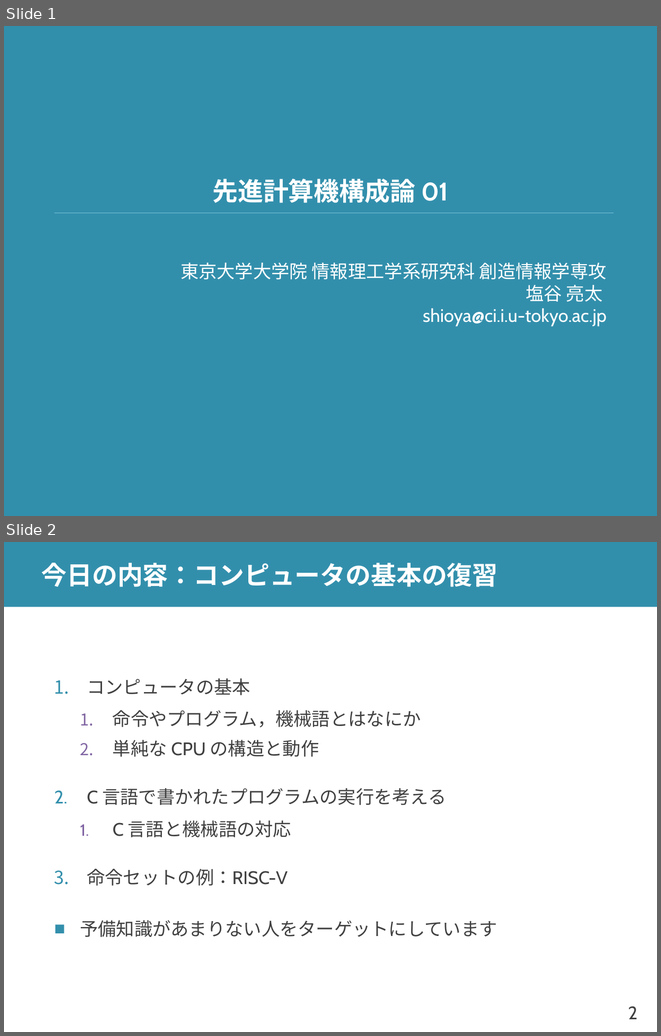
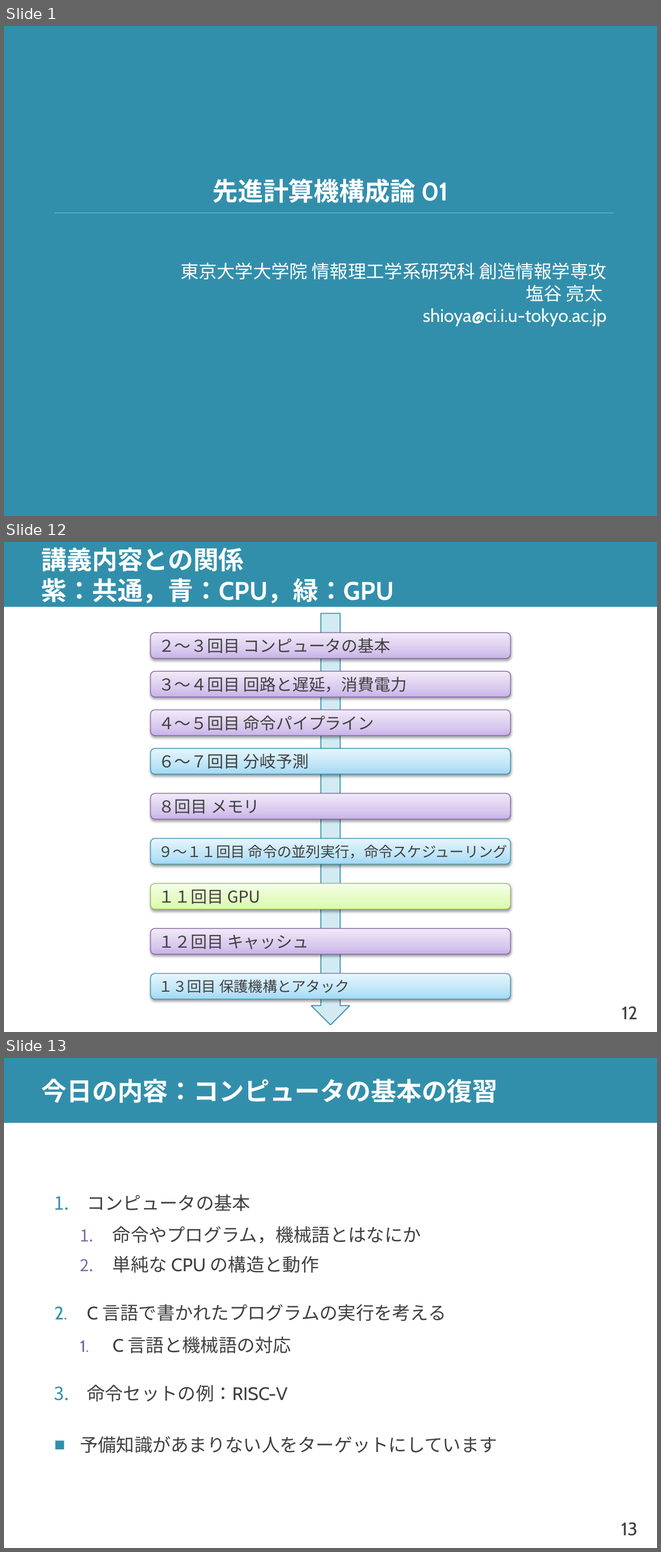
Before and after one commit to shioyadan/advanced-computer-organization, a slide deck: aco-shioya-01.pptx. Shown one above the other, each under a label of ours: slides 1 and 2 before the commit, slides 1, 12 and 13 after it; the slides between them are not shown. The pictures are 661x1036 and 661x1552 pixels, drawn with LibreOffice and Linux fonts; fonts in the diff are those of the drawing. Boxes give left, top, right and bottom in pixels: in the first picture for what was removed or moved away, otherwise in the second. Text is boxed around its words. In the diff, an @@ line names an element or a change of style, - is before the commit and + after.

```diff
--- a/aco-shioya-01.pptx
+++ b/aco-shioya-01.pptx
@@ slide 12 added at box(4, 542, 657, 1032), background #FFFFFF; not listed: 2 template elements that a slide beside it also shows @@
@@ title added at box(42, 547, 394, 603), 28 pt, text #FFFFFF, bold @@
+講義内容との関係
+紫：共通，青：CPU，緑：GPU
@@ right arrow added at box(311, 614, 350, 1025), fill #D2EBF2, outline #328FAC 1 pt @@
@@ rounded rectangle added at box(150, 633, 510, 658), fill gradient #C9B5E8 to #D8CBEE to #F0EAF9, outline #7D60A0 0.75 pt, 18 pt, text #404040 @@
+２～３回目 コンピュータの基本
@@ rounded rectangle added at box(150, 671, 510, 697), fill gradient #C9B5E8 to #D8CBEE to #F0EAF9, outline #7D60A0 0.75 pt, 18 pt, text #404040 @@
+３～４回目 回路と遅延，消費電力
@@ rounded rectangle added at box(150, 710, 510, 735), fill gradient #C9B5E8 to #D8CBEE to #F0EAF9, outline #7D60A0 0.75 pt, 18 pt, text #404040 @@
+４～５回目 命令パイプライン
@@ rounded rectangle added at box(150, 748, 510, 774), fill gradient #A2D9F7 to #BFE4F8 to #E6F5FD, outline #2E8DAB 0.75 pt, 18 pt, text #404040 @@
+６～７回目 分岐予測
@@ rounded rectangle added at box(150, 793, 510, 819), fill gradient #C9B5E8 to #D8CBEE to #F0EAF9, outline #7D60A0 0.75 pt, 18 pt, text #404040 @@
+８回目 メモリ
@@ rounded rectangle added at box(150, 838, 510, 864), fill gradient #A2D9F7 to #BFE4F8 to #E6F5FD, outline #2E8DAB 0.75 pt, 16 pt, text #404040 @@
+９～１１回目 命令の並列実行，命令スケジューリング
@@ rounded rectangle added at box(150, 883, 510, 909), fill gradient #DAFDA7 to #E4FCC2 to #F5FFE7, outline #98B955 0.75 pt, 18 pt, text #404040 @@
+１１回目 GPU
@@ rounded rectangle added at box(150, 928, 510, 954), fill gradient #C9B5E8 to #D8CBEE to #F0EAF9, outline #7D60A0 0.75 pt, 18 pt, text #404040 @@
+１２回目 キャッシュ
@@ rounded rectangle added at box(150, 973, 510, 998), fill gradient #A2D9F7 to #BFE4F8 to #E6F5FD, outline #2E8DAB 0.75 pt, 16 pt, text #404040 @@
+１３回目 保護機構とアタック
@@ what was slide 2 is now slide 13 @@
@@ page number at box(621, 1522, 637, 1536): text changed @@
-2
+13
```
Also in this commit, not shown: 6 slides changed, 11 other slides added, 1 slide removed, 1 other file.
